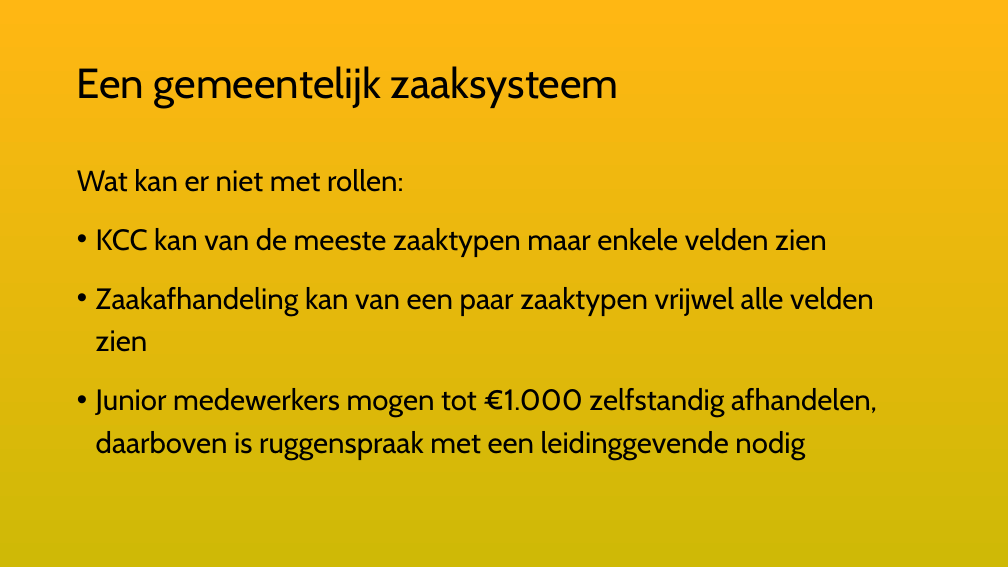
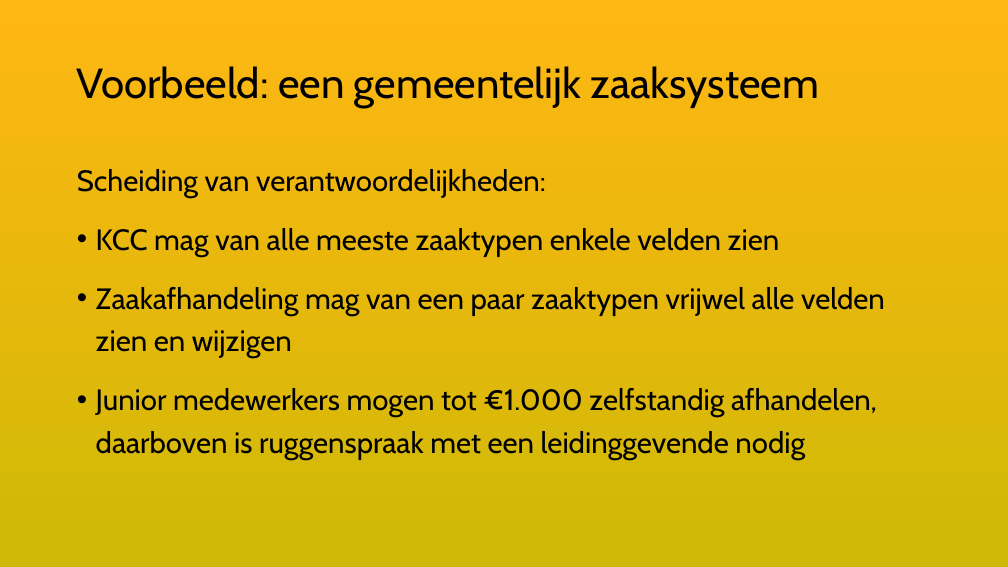
Before and after one commit to VNG-Realisatie/ftv, a slide deck: slide 27 of static/documents/20261118-keten-privacy-officers-JenV.pptx (slide 28 before the commit). Drawn at 1008x567 pixels with LibreOffice and Linux fonts; fonts in the diff are those of the drawing. Boxes give left, top, right and bottom in pixels: in the first picture for what was removed or moved away, otherwise in the second. Text is boxed around its words. In the diff, an @@ line names an element or a change of style, - is before the commit and + after.

Commit message:
ODRL voorbeelden toegevoegd

```diff
--- a/static/documents/20261118-keten-privacy-officers-JenV.pptx
+++ b/static/documents/20261118-keten-privacy-officers-JenV.pptx
@@ title at box(77, 66, 819, 108): text changed @@
-Een gemeentelijk zaaksysteem
+Voorbeeld: een gemeentelijk zaaksysteem
@@ text at box(77, 169, 885, 358): text changed @@
-Wat kan er niet met rollen:
-• KCC kan van de meeste zaaktypen maar enkele velden zien
-• Zaakafhandeling kan van een paar zaaktypen vrijwel alle velden zien
+Scheiding van verantwoordelijkheden:
+• KCC mag van alle meeste zaaktypen enkele velden zien
+• Zaakafhandeling mag van een paar zaaktypen vrijwel alle velden zien en wijzigen
```
Also in this commit, not shown: 13 other slides changed, 3 slides added, 2 slides removed.
